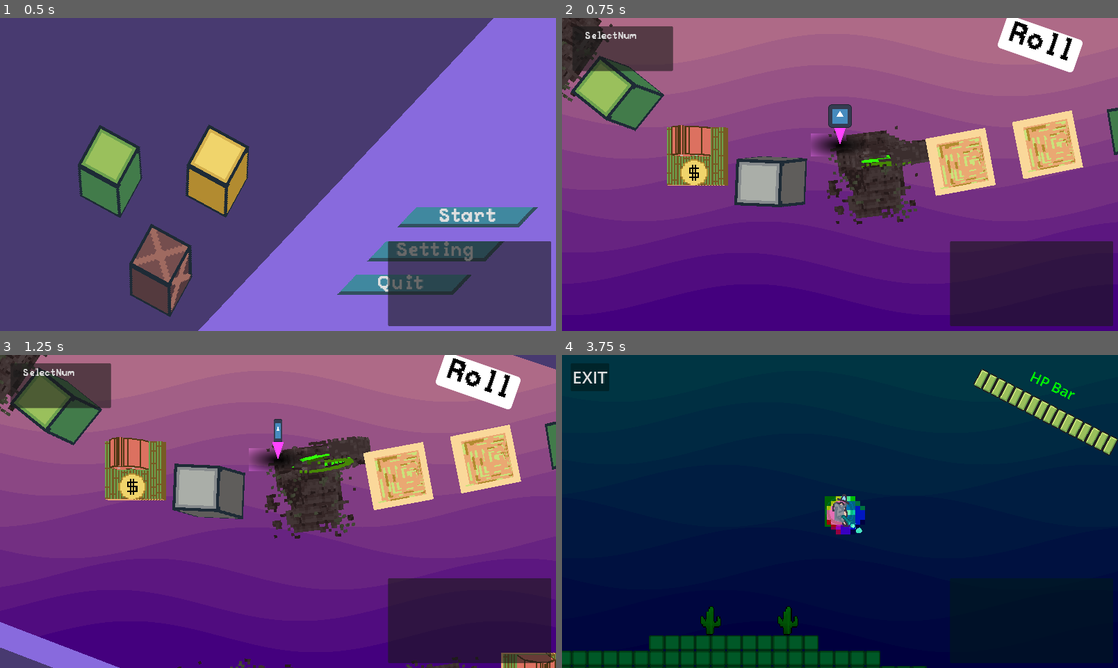
Above: before the commit, frames 1-4 (two rows, left to right).
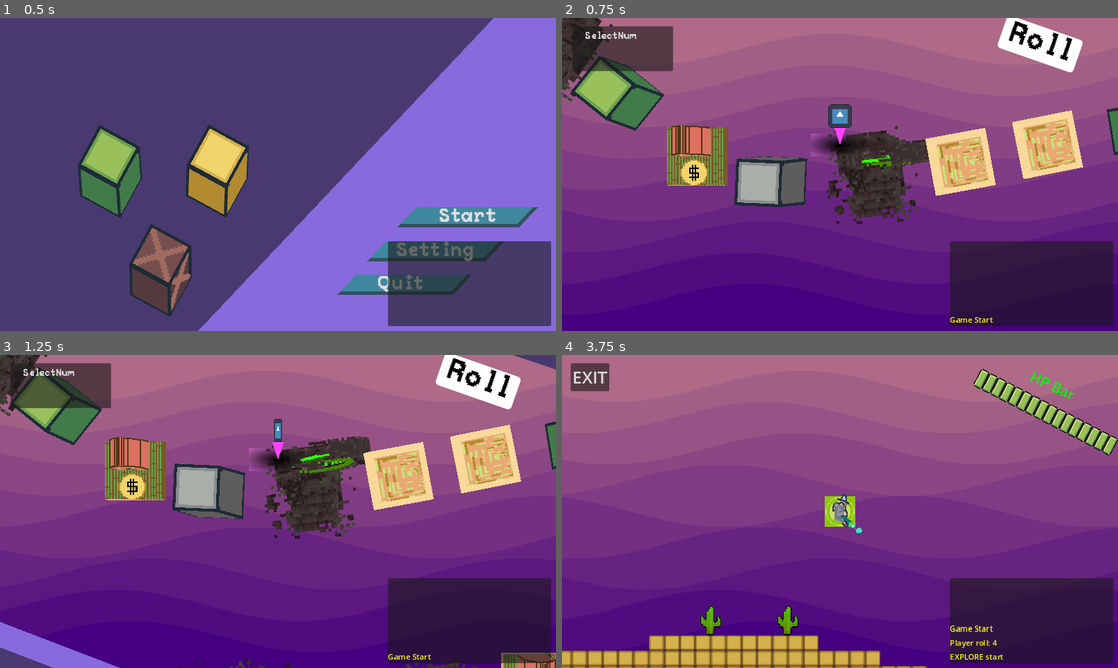
Above: after the commit, the same moments.

Repository: DennisFan11/Runeopoly
Game: Godot game, scene res://MainMenu/MainMenu.tscn
Same seed, same stepped clock (60 frames per second), same inputs: the game is played once before the commit and once after it. The engine's default icon, where the game draws it, is replaced by a stand-in: a white triangle on a blue panel in a dark square. Sound files missing from this copy of the repository are replaced by a short silence.
Inputs (mouse positions are in pixels of both pictures, inside the frame that each line leads up to):
- Up to frame 1 (0.5 s): no input
- Up to frame 2 (0.75 s): click "Start" at 0.5 s
- Up to frame 3 (1.25 s): no input
- Up to frame 4 (3.75 s): move the mouse to (962, 495) at 1.27 s; hold D (right) 1.28-2 s; right-click (962, 495) at 1.35 s; click (962, 495) at 1.42 s; tap Space (jump) at 1.52 s; click "Roll" at 2 s; click "SelectNum" at 2.75 s; drag from (728, 527) to (812, 574) at 3.52 s

Frame 1 is identical in both runs. In frame 2, less than 0.1% of the frame differs, in the area x 69-78%, y 95-98%; in frame 3, less than 0.1%; in frame 4, 98%, in the area x 0-100%, y 0-100%.

Commit message:
add 2enemy

Diff:
--- a/GPU_pathfind/PathfindingServer.tscn
+++ b/GPU_pathfind/PathfindingServer.tscn
@@ -35,6 +35,7 @@
 transparent_bg = true
 use_hdr_2d = true
 canvas_item_default_texture_filter = 0
+render_target_update_mode = 4
 
 [node name="FromBuffer" type="Sprite2D" parent="MainViewport"]
 unique_name_in_owner = true
@@ -64,6 +65,7 @@
 unique_name_in_owner = true
 transparent_bg = true
 use_hdr_2d = true
+render_target_update_mode = 4
 
 [node name="FromMain" type="Sprite2D" parent="Buffer"]
 unique_name_in_owner = true
--- a/GameLoopFSM/GameLoopFSM.gd
+++ b/GameLoopFSM/GameLoopFSM.gd
@@ -10,6 +10,7 @@
 	$Camera2D.zoom = Vector2.ONE * 1.5
 	InstanceGetter.game_loop = self
 func LOOP_ENTER():
+	MessageManager.new_message("[color=yellow]Game Start[/color]")
 	visible = true
 	$Background.visible = true
 	$Camera2D.enabled = true
@@ -76,6 +77,7 @@
 				_update()
 		EXPLORE:
 			SoundManager.play_bgm(SoundManager.BGM.FIGHTING_BGM)
+			MessageManager.new_message("[color=yellow]EXPLORE start[/color]")
 			pass
 
 func _CutSceneCenter():
@@ -84,6 +86,7 @@
 	_WorldContainer.ENTER(_world) # from EXPLORE
 
 func _UI_ROLL_finish(num:int):
+	MessageManager.new_message("[color=yellow]Player roll: " +str(num)+ "[/color]")
 	_dice_num = num
 	_update()
 func _GAMEBOARD_MOVE_finish(world:World):
@@ -92,6 +95,7 @@
 func _CUTSCENE_finish():
 	_update()
 func _EXPLORE_finish():
+	MessageManager.new_message("[color=yellow]EXPLORE finish[/color]")
 	_update()
 
 func _input(event):
--- a/GameLoopFSM/_World/EnemySpawnner.gd
+++ b/GameLoopFSM/_World/EnemySpawnner.gd
@@ -31,7 +31,9 @@
 static var _enemy_scene := [
 	[50, preload("res://Unit/Enemy/Skull/Skull.tscn")], # dmg = 10
 	[30, preload("res://Unit/Enemy/Apple/Apple.tscn")], # dmg = 15
-	[10, preload("res://Unit/Enemy/Sun/Sun.tscn")] # dmg = 50
+	[10, preload("res://Unit/Enemy/Sun/Sun.tscn")], # dmg = 50
+	[3, preload("res://Unit/Enemy/ButterFly/ButterFly.tscn")],
+	[1, preload("res://Unit/Enemy/Ghost/Ghost.tscn")]
 ]
 
 # 根據權重隨機選擇元素的函數
--- a/GameLoopFSM/_World/world_class.gd
+++ b/GameLoopFSM/_World/world_class.gd
@@ -25,11 +25,11 @@
 	PathfindingServer.AddOcclusion(pathfind_agent)
 	pathfind_agent.global_position = PathfindingServer.Global2Map(tileMap.global_position)
 
-	var view = Sprite2D.new()
-	view.modulate = Color(1.0, 1.0, 1.0, 0.5)
-	view.texture = PathfindingServer.get_texture()
-	view.scale = Vector2.ONE * 5.0
-	add_child(view)
+	#var view = Sprite2D.new()
+	#view.modulate = Color(1.0, 1.0, 1.0, 0.5)
+	#view.texture = PathfindingServer.get_texture()
+	#view.scale = Vector2.ONE * 5.0
+	#add_child(view)
 
 var pathfind_agent:TileMapLayer
 
--- a/MainMenu/MainMenu.tscn
+++ b/MainMenu/MainMenu.tscn
@@ -530,8 +530,8 @@
 offset_top = 95.0
 offset_right = 665.0
 offset_bottom = 245.0
-rotation = -0.0382917
-scale = Vector2(1.07303, 1.07303)
+rotation = -0.0769203
+scale = Vector2(1.00014, 1.00014)
 pivot_offset = Vector2(300, 75)
 theme_override_fonts/normal_font = ExtResource("3_b3663")
 bbcode_enabled = true
@@ -585,20 +585,20 @@
 [node name="PlayerStartIcon" type="Sprite2D" parent="CanvasLayer/PlayerIcon"]
 unique_name_in_owner = true
 visible = false
-scale = Vector2(-0.637936, 1)
+scale = Vector2(0.515464, 1)
 texture = ExtResource("10_wdafw")
 script = ExtResource("9_k1g2b")
 
 [node name="PlayerSettingIcon" type="Sprite2D" parent="CanvasLayer/PlayerIcon"]
 unique_name_in_owner = true
-scale = Vector2(-0.637936, 1)
+scale = Vector2(0.515464, 1)
 texture = ExtResource("11_ukgpi")
 script = ExtResource("9_k1g2b")
 
 [node name="PlayerQuitIcon" type="Sprite2D" parent="CanvasLayer/PlayerIcon"]
 unique_name_in_owner = true
 visible = false
-scale = Vector2(-0.637936, 1)
+scale = Vector2(0.515464, 1)
 texture = ExtResource("8_vb0yj")
 script = ExtResource("9_k1g2b")
 
@@ -620,7 +620,7 @@
 [node name="Block" type="Node2D" parent="CanvasLayer/BlockController"]
 unique_name_in_owner = true
 position = Vector2(-1, -72)
-rotation = 1534.22
+rotation = 1119.77
 scale = Vector2(4, 4)
 script = ExtResource("3_dh3db")
 texture = ExtResource("15_bifc0")
@@ -628,7 +628,7 @@
 [node name="Block2" type="Node2D" parent="CanvasLayer/BlockController"]
 unique_name_in_owner = true
 position = Vector2(-78, 65)
-rotation = 1534.22
+rotation = 1119.77
 scale = Vector2(4, 4)
 script = ExtResource("3_dh3db")
 texture = ExtResource("16_h43mf")
@@ -636,7 +636,7 @@
 [node name="Block3" type="Node2D" parent="CanvasLayer/BlockController"]
 unique_name_in_owner = true
 position = Vector2(68, 64.6667)
-rotation = 1534.22
+rotation = 1119.77
 scale = Vector2(4, 4)
 script = ExtResource("3_dh3db")
 texture = ExtResource("17_73ffs")
--- /dev/null
+++ b/Unit/Enemy/ButterFly/ButterFly.tscn
@@ -0,0 +1,25 @@
+[gd_scene load_steps=5 format=3 uid="uid://cv8wjo3x5ky5f"]
+
+[ext_resource type="Script" path="res://Unit/Enemy/ButterFly/butter_fly.gd" id="1_65r0f"]
+[ext_resource type="Texture2D" uid="uid://23eu7d3ffykn" path="res://Unit/Enemy/ButterFly/aeb64ef9763b3bf3.png" id="2_hj7dg"]
+
+[sub_resource type="CircleShape2D" id="CircleShape2D_oifh6"]
+
+[sub_resource type="CircleShape2D" id="CircleShape2D_rut28"]
+radius = 17.0294
+
+[node name="ButterFly" type="CharacterBody2D"]
+collision_layer = 6
+collision_mask = 3
+script = ExtResource("1_65r0f")
+
+[node name="CollisionShape2D" type="CollisionShape2D" parent="."]
+shape = SubResource("CircleShape2D_oifh6")
+
+[node name="Aeb64Ef9763b3Bf3" type="Sprite2D" parent="."]
+texture = ExtResource("2_hj7dg")
+
+[node name="AttackArea" type="Area2D" parent="."]
+
+[node name="CollisionShape2D" type="CollisionShape2D" parent="AttackArea"]
+shape = SubResource("CircleShape2D_rut28")
--- /dev/null
+++ b/Unit/Enemy/ButterFly/butter_fly.gd
@@ -0,0 +1,14 @@
+extends FlyEnemy
+
+
+
+
+func _ready() -> void:
+	#set_nav_agent($NavigationAgent2D)
+	set_attack_area($AttackArea)
+	DMG = 100.0
+	super()
+func _death(): # NOTE 死亡時自動呼叫 生命週期
+	if randf_range(0.0, 1.0) < GOLD_LEVEL:
+		_spawn_item(1, position)
+	super()
--- /dev/null
+++ b/Unit/Enemy/Ghost/Ghost.tscn
@@ -0,0 +1,26 @@
+[gd_scene load_steps=5 format=3 uid="uid://c4w4xjbivl4uk"]
+
+[ext_resource type="Texture2D" uid="uid://8x21b7cgvxxu" path="res://Unit/Enemy/Ghost/ghost.png" id="1_mg3rd"]
+[ext_resource type="Script" path="res://Unit/Enemy/Ghost/ghost.gd" id="1_pp1hk"]
+
+[sub_resource type="CircleShape2D" id="CircleShape2D_ehue2"]
+radius = 12.0
+
+[sub_resource type="CircleShape2D" id="CircleShape2D_put7u"]
+radius = 22.0227
+
+[node name="Ghost" type="CharacterBody2D"]
+collision_layer = 6
+collision_mask = 3
+script = ExtResource("1_pp1hk")
+
+[node name="CollisionShape2D" type="CollisionShape2D" parent="."]
+shape = SubResource("CircleShape2D_ehue2")
+
+[node name="Ghost" type="Sprite2D" parent="."]
+texture = ExtResource("1_mg3rd")
+
+[node name="AttackArea" type="Area2D" parent="."]
+
+[node name="CollisionShape2D" type="CollisionShape2D" parent="AttackArea"]
+shape = SubResource("CircleShape2D_put7u")
--- /dev/null
+++ b/Unit/Enemy/Ghost/ghost.gd
@@ -0,0 +1,13 @@
+extends FlyEnemy
+
+
+func _ready() -> void:
+	DMG = 200.0
+	#set_nav_agent($NavigationAgent2D)
+	set_attack_area($AttackArea)
+	super()
+
+func _death(): # NOTE 死亡時自動呼叫 生命週期
+	if randf_range(0.0, 1.0) < GOLD_LEVEL:
+		_spawn_item(2, position)
+	super()
Binary file added: Unit/Enemy/ButterFly/aeb64ef9763b3bf3.png
Not shown, added: Unit/Enemy/ButterFly/aeb64ef9763b3bf3.png.import
Binary file added: Unit/Enemy/Ghost/ghost.png
Not shown, added: Unit/Enemy/Ghost/ghost.png.import
